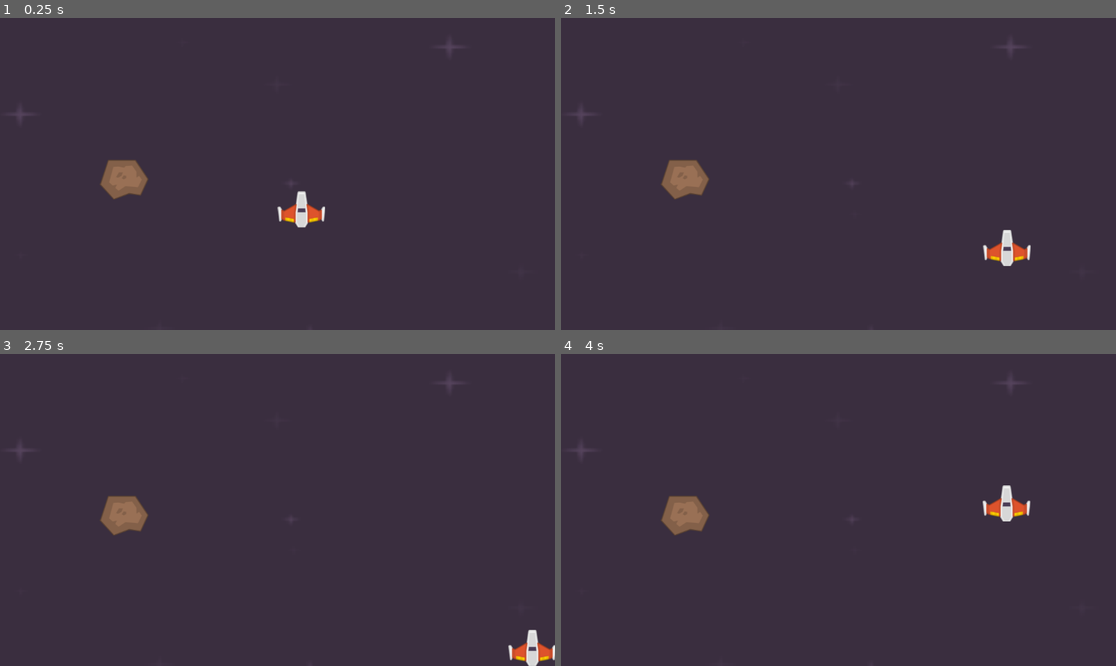
Above: before the commit, frames 1-4 (two rows, left to right).
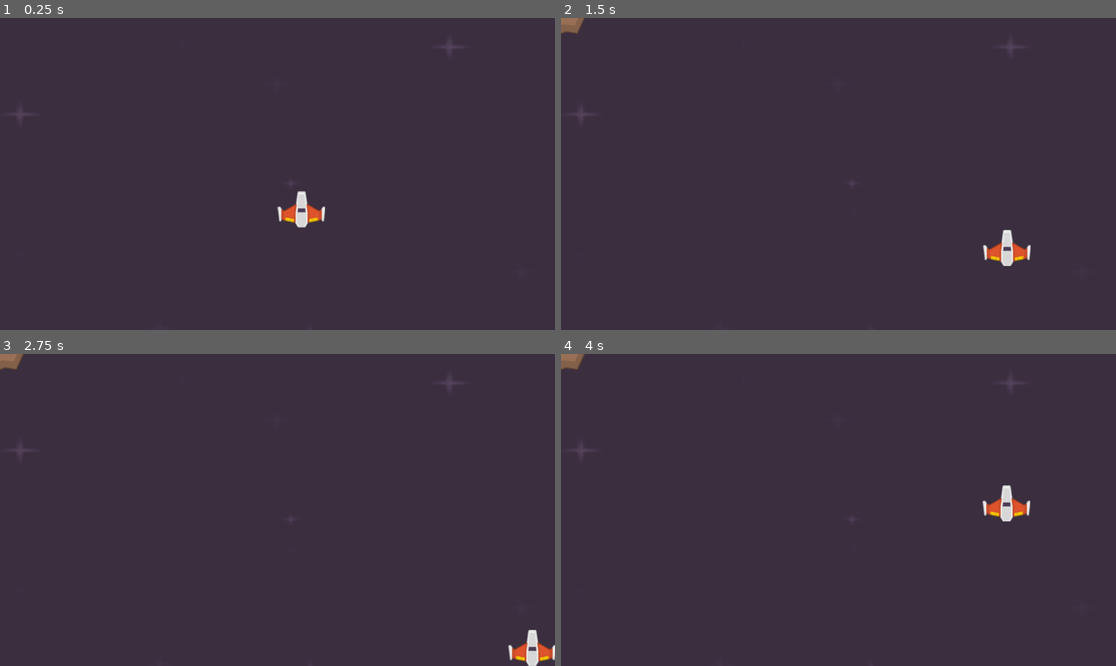
Above: after the commit, the same moments.

Repository: ramose/godot_space_shooter
Game: Godot game, scene res://scenes/level.tscn
Two runs of this game, one before a commit and one after it. Both use one fixed random seed, a clock stepped at 60 frames per second and the inputs below. Before the commit the project starts from res://level.tscn.
Inputs:
- Up to frame 1 (0.25 s): no input
- Up to frame 2 (1.5 s): tap Enter at 0.5 s; hold D (right) 0.53-1.28 s; hold S (down) from 1.28 s (still down)
- Up to frame 3 (2.75 s): release S (down) at 2.03 s; hold D (right) from 2.03 s (still down)
- Up to frame 4 (4 s): tap Space at 2.75 s; release D (right) at 2.78 s; hold W (up) 2.78-3.53 s; hold A (left) from 3.53 s (still down)

The runs differ from the first frame. In frame 1, 0.8% of the frame differs, in the area x 18-27%, y 45-59%; in frame 2, 1.0%; in frame 3, 1.0%; in frame 4, 1.0%, in the area x 0-27%, y 0-59%.

Commit message:
Create meteor blueprint

Diff:
--- a/level.gd
+++ b/level.gd
@@ -1,15 +1,9 @@
 extends Node2D
 
 
-# Called when the node enters the scene tree for the first time.
-func _ready():
-	pass # Replace with function body.
+var meteor_scene : PackedScene = load("res://scenes/meteor.tscn")
 
+func _on_meteor_timer_timeout():
+	var meteor = meteor_scene.instantiate()
 
-# Called every frame. 'delta' is the elapsed time since the previous frame.
-func _process(delta):
-	pass
-
-
-func _on_timer_timeout():
-	print('meteor') # Replace with function body.
+	$Meteors.add_child(meteor)
--- a/project.godot
+++ b/project.godot
@@ -11,7 +11,7 @@
 [application]
 
 config/name="Space Shooter"
-run/main_scene="res://level.tscn"
+run/main_scene="res://scenes/level.tscn"
 config/features=PackedStringArray("4.2", "Forward Plus")
 config/icon="res://icon.svg"
 
--- a/level.tscn
+++ b/scenes/level.tscn
@@ -1,9 +1,8 @@
-[gd_scene load_steps=7 format=3 uid="uid://c5n4oq18hw6kl"]
+[gd_scene load_steps=6 format=3 uid="uid://c5n4oq18hw6kl"]
 
 [ext_resource type="Script" path="res://level.gd" id="1_j6dve"]
 [ext_resource type="PackedScene" uid="uid://ik4le8kpl2re" path="res://background.tscn" id="1_jyc5b"]
-[ext_resource type="PackedScene" uid="uid://befv1fmvfapp1" path="res://player.tscn" id="2_s6xqu"]
-[ext_resource type="PackedScene" uid="uid://6llgjtdg5rj3" path="res://meteor.tscn" id="3_quepv"]
+[ext_resource type="PackedScene" uid="uid://befv1fmvfapp1" path="res://scenes/player.tscn" id="2_s6xqu"]
 
 [sub_resource type="RectangleShape2D" id="RectangleShape2D_e6qgo"]
 size = Vector2(100, 720)
@@ -18,9 +17,6 @@
 
 [node name="Player" parent="." instance=ExtResource("2_s6xqu")]
 position = Vector2(626, 398)
-
-[node name="Meteor" parent="." instance=ExtResource("3_quepv")]
-position = Vector2(258, 336)
 
 [node name="Borders" type="Node2D" parent="."]
 
@@ -48,7 +44,10 @@
 position = Vector2(589, 692)
 shape = SubResource("RectangleShape2D_t00jn")
 
-[node name="Timer" type="Timer" parent="."]
+[node name="MeteorTimer" type="Timer" parent="."]
 autostart = true
 
-[connection signal="timeout" from="Timer" to="." method="_on_timer_timeout"]
+[node name="Meteors" type="Node2D" parent="."]
+
+[connection signal="timeout" from="MeteorTimer" to="." method="_on_timer_timeout"]
+[connection signal="timeout" from="MeteorTimer" to="." method="_on_meteor_timer_timeout"]
Not shown: 2 places in scenes/laser.tscn that only renumber resources
Renamed: meteor.tscn -> scenes/meteor.tscn
Renamed: player.tscn -> scenes/player.tscn
